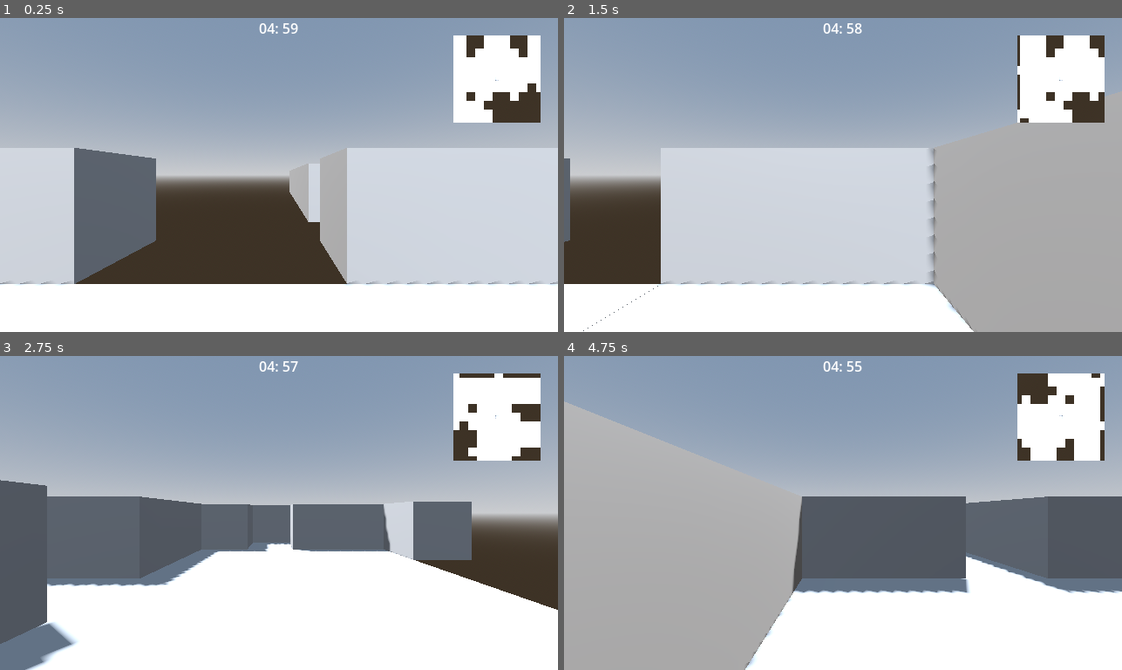
Above: before the commit, frames 1-4 (two rows, left to right).
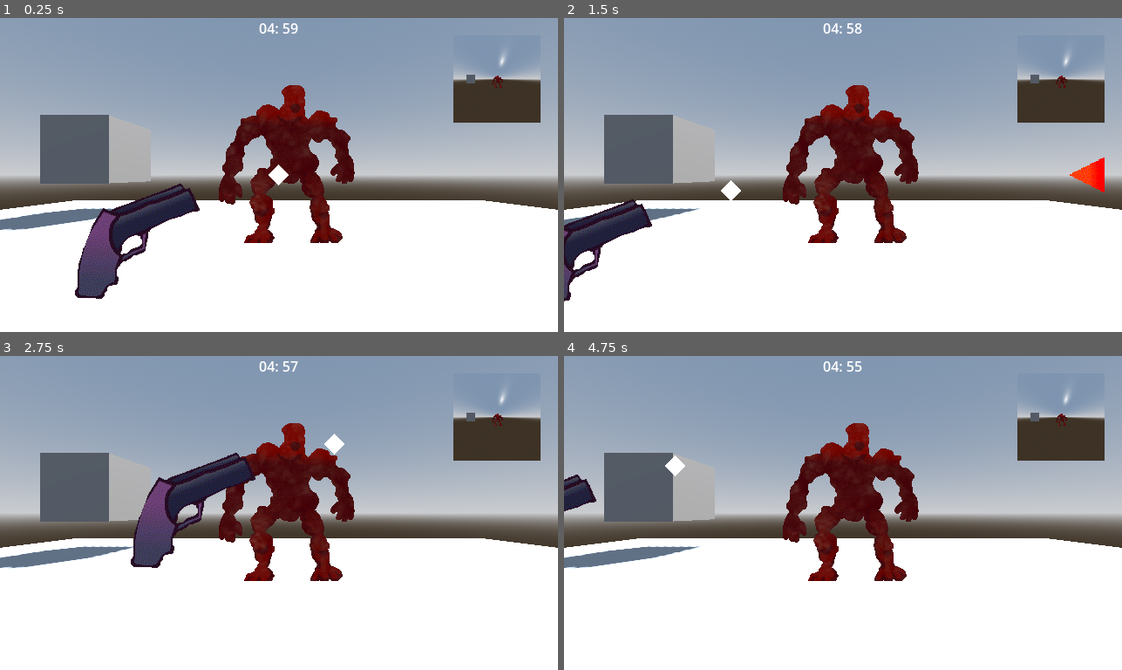
Above: after the commit, the same moments.

Repository: danielday-dev/dungeon-crawler-jam-2025
Game: Godot game, scene res://Levels/combatsave.tscn
Two runs of this game, one before a commit and one after it. Both use one fixed random seed, a clock stepped at 60 frames per second and the inputs below. Before the commit the project starts from res://Levels/level.tscn.
Inputs (mouse positions are in pixels of both pictures, inside the frame that each line leads up to):
- Up to frame 1 (0.25 s): no input
- Up to frame 2 (1.5 s): tap Enter at 0.5 s; move the mouse to (965, 159) at 0.52 s; hold D (right) 0.53-1.28 s; tap Q (look_left) at 0.6 s; click (965, 159) at 0.67 s; move the mouse to (731, 190) at 1.27 s; hold S (down) from 1.28 s (still down); tap E (look_right) at 1.35 s; click (731, 190) at 1.42 s
- Up to frame 3 (2.75 s): move the mouse to (334, 443) at 2.02 s; release S (down) at 2.03 s; hold D (right) from 2.03 s (still down); tap Q (look_left) at 2.1 s; click (334, 443) at 2.17 s
- Up to frame 4 (4.75 s): move the mouse to (815, 575) at 2.77 s; release D (right) at 2.78 s; hold W (up) 2.78-3.53 s; tap E (look_right) at 2.85, 4.35 s; click (815, 575) at 2.92 s; move the mouse to (1010, 560) at 3.52 s; hold A (left) from 3.53 s (still down); tap Q (look_left) at 3.6 s; click (1010, 560) at 3.67 s; move the mouse to (675, 465) at 4.27 s; click (675, 465) at 4.42 s

The runs differ from the first frame. In frame 1, 44% of the frame differs, in the area x 0-100%, y 5-90%; in frame 2, 52%, in the area x 0-100%, y 5-100%; in frame 3, 32%; in frame 4, 47%.

Commit message:
Added clickable weak spots

Diff:
--- /dev/null
+++ b/Assets/Combat/WeakPoint/weak_spot.tscn
@@ -0,0 +1,19 @@
+[gd_scene load_steps=4 format=3 uid="uid://cgnac65wpahfa"]
+
+[ext_resource type="Texture2D" uid="uid://b5qmfdecqiriy" path="res://Assets/Combat/WeakPoint/weak_spot.png" id="1_13wlt"]
+[ext_resource type="Script" uid="uid://b7uf43us23rwd" path="res://Assets/Combat/weak_spot.gd" id="2_xfdvx"]
+
+[sub_resource type="SphereShape3D" id="SphereShape3D_13wlt"]
+radius = 0.189997
+
+[node name="WeakSpot" type="Sprite3D"]
+layers = 2
+double_sided = false
+texture_filter = 0
+texture = ExtResource("1_13wlt")
+script = ExtResource("2_xfdvx")
+
+[node name="Area3D" type="Area3D" parent="."]
+
+[node name="CollisionShape3D" type="CollisionShape3D" parent="Area3D"]
+shape = SubResource("SphereShape3D_13wlt")
--- a/Assets/Combat/combat.gd
+++ b/Assets/Combat/combat.gd
@@ -1,7 +1,7 @@
-extends Node
+extends Node3D
 
-enum PlayerState { NONE, DODGE, DODGE_COOLDOWN }
-enum Action { ATK_START, ATK_END, WEAK_SPOT, WAIT }
+enum PlayerState { NONE, DODGE, DODGE_COOLDOWN };
+enum Action { ATK_START, ATK_END, WEAK_SPOT, WAIT };
 
 @export var _attackPattern: Array[Action] = [
 	Action.ATK_START,
@@ -10,116 +10,151 @@
 	Action.ATK_END,
 	Action.WEAK_SPOT,
 	Action.WAIT
-]
-@export var _weakSpots: Array[int] = [1]
+];
+@export var _weakSpotsParent: Node3D;
+@export var _attackIndicators: Array[TextureRect];
 
 # dict of attack directions and the corresponding input direction that allows you to dodge successfully
 # (the reverse of the attack dir)
-var _directions: Dictionary = {
-	"UP": Vector2.DOWN,
-	"RIGHT": Vector2.LEFT,
-	"DOWN": Vector2.UP,
-	"LEFT": Vector2.RIGHT
-}
+var _directions: Array[Vector2] = [Vector2.DOWN, Vector2.LEFT, Vector2.UP, Vector2.RIGHT];
+var _weak_spots: Array[Sprite3D];
 
-var _current_action: Dictionary = {}
-var _current_weak_spot: int = 0
-var _processed_action = false
-var _attack_index: int = 0
-var _player_state: PlayerState = PlayerState.NONE
-var _dodge_input_direction: Vector2 = Vector2.ZERO
-var _time_since_dodge_input: float = 0.0
-var _dodge_input_window: float  = 0.5 # dodging within this many seconds of hit will register successfully
-var _dodge_input_lockout_time: float = 0.5 # can't dodge again for this many seconds after input
+var _current_action: Dictionary = {};
+var _current_weak_spot: Sprite3D;
+var _processed_action = false;
+var _attack_index: int = 0;
+var _player_state: PlayerState = PlayerState.NONE;
+var _dodge_input_direction: Vector2 = Vector2.ZERO;
+var _time_since_dodge_input: float = 0.0;
+var _dodge_input_window: float  = 0.5; # dodging within this many seconds of hit will register successfully
+var _dodge_input_lockout_time: float = 0.5; # can't dodge again for this many seconds after input
+var _check_click_hit_weak_spot: bool = false;
 
-@export var timer: Heartbeat
+@export var timer: Heartbeat;
 
 func _ready() -> void:
-	pass
+	_weak_spots.assign(_weakSpotsParent.find_children("*", "Sprite3D", true, false));
+	_set_visible_indicators();
+	_set_visible_weak_spots();
 
 func _unhandled_input(event) -> void:
 	if event is not InputEventMouseButton:
-		return
+		return;
 
 	if !event.pressed || event.button_index != MOUSE_BUTTON_LEFT:
-		return
+		return;
 
-	if _current_weak_spot == 0:
-		return
+	if _current_weak_spot == null:
+		return;
 
-	print_debug("DEALT DAMAGE")
-	_current_weak_spot = 0
+	_check_click_hit_weak_spot = true
+
+func _physics_process(delta):
+	if (!_check_click_hit_weak_spot):
+		return;
+
+	_check_click_hit_weak_spot = false;
+	var space_state = get_world_3d().direct_space_state;
+	var cam = get_viewport().get_camera_3d();
+	var mousepos = get_viewport().get_mouse_position();
+
+	var origin = cam.project_ray_origin(mousepos);
+	var end = origin + cam.project_ray_normal(mousepos) * 1000.0;
+	var query = PhysicsRayQueryParameters3D.create(origin, end);
+	query.collide_with_areas = true;
+
+	var result = space_state.intersect_ray(query);
+	if !result:
+		print_debug("Missed weak spot")
+		return;
+
+	print_debug(result.collider.name)
+	print_debug("Hit weak spot");
+	_set_visible_weak_spots()
+	_current_weak_spot = null;
 
 func _process(delta: float) -> void:
-
 	# if action needs processing, process it
 	if _current_action != {} && !_processed_action:
 		match _current_action["Type"]:
 			Action.WAIT: print_debug("WAITING"); _processed_action = true;
-			Action.ATK_START: _attack_windup(delta)
-			Action.ATK_END: _attack_hit()
-			Action.WEAK_SPOT: _reveal_weak_spot()
-			_: pass
+			Action.ATK_START: _attack_windup(delta);
+			Action.ATK_END: _attack_hit();
+			Action.WEAK_SPOT: _reveal_weak_spot();
+			_: pass;
 
 	# if dodging, store dodge input until window is done
 	if (_player_state == PlayerState.DODGE):
-		_time_since_dodge_input += delta
+		_time_since_dodge_input += delta;
 		if (_time_since_dodge_input < _dodge_input_window):
-			return
+			return;
 
 		# reset stored dodge input, prevent dodging again until small cooldown period done
-		_dodge_input_direction = Vector2.ZERO
-		_player_state = PlayerState.DODGE_COOLDOWN
+		_dodge_input_direction = Vector2.ZERO;
+		_player_state = PlayerState.DODGE_COOLDOWN;
 
 	# keep counting time elapsed until dodge cooldown is done
 	if (_player_state == PlayerState.DODGE_COOLDOWN):
-		_time_since_dodge_input += delta
+		_time_since_dodge_input += delta;
 		if (_time_since_dodge_input > _dodge_input_window + _dodge_input_lockout_time):
-			_time_since_dodge_input = 0.0
-			_player_state = PlayerState.NONE
+			_time_since_dodge_input = 0.0;
+			_player_state = PlayerState.NONE;
 
 func _attack_windup(delta: float) -> void:
 	if (_player_state == PlayerState.NONE):
-		var dodge_input: Vector2 = Input.get_vector("left", "right", "up", "down")
+		var dodge_input: Vector2 = Input.get_vector("left", "right", "up", "down");
 		if (dodge_input == Vector2.ZERO):
-			return
+			return;
 
-		_player_state = PlayerState.DODGE
-		_dodge_input_direction = dodge_input
+		_player_state = PlayerState.DODGE;
+		_dodge_input_direction = dodge_input;
 
 func _attack_hit() -> void:
 	# if stored dodge input matches required input (inverse of attack direction), dodge else get hit
 	if (_dodge_input_direction == _current_action.get("Direction")):
-		print_debug("Attack dodged")
+		print_debug("Attack dodged");
 	else:
-		print_debug("Attack hit")
-	_processed_action = true
+		print_debug("Attack hit");
+	_set_visible_indicators();
+	_processed_action = true;
 
 func _reveal_weak_spot() -> void:
-	_current_weak_spot = _weakSpots.pick_random()
-	print_debug("Weak spot revealed")
-	_processed_action = true
+	var rand = randi_range(0, _weak_spots.size() - 1);
+	_current_weak_spot = _weak_spots[rand]
+	_set_visible_weak_spots(rand)
+	print_debug("Weak spot revealed");
+	_processed_action = true;
+
+func _set_visible_weak_spots(active: int = -1) -> void:
+	for i in range(0, _weak_spots.size()):
+		_weak_spots[i].visible = (i == active)
+
+func _set_visible_indicators(active: int = -1) -> void:
+	for i in range(0, _directions.size()):
+		_attackIndicators[i].visible = (i == active);
 
 # all combat actions happen on heartbeat
 # enemy attack hit should maybe happen a tiny bit after the heartbeat? to allow player to perfectly time dodge to the beat
 # currently you have to dodge BEFORE the beat sound plays
 func _on_heartbeat_heart_beat() -> void:
-	var nextActionType: Action = _attackPattern.get(_attack_index)
-	var attackDirection: Vector2
+	var nextActionType: Action = _attackPattern.get(_attack_index);
+	var attackDirection: Vector2;
 
 	# carry over direction if it's been set (so we don't lose it going from ATK_START to ATK_END)
 	if _current_action.get("Direction", Vector2.ZERO) != Vector2.ZERO:
-		attackDirection =_current_action.get("Direction")
+		attackDirection =_current_action.get("Direction");
 
 	if nextActionType == Action.ATK_START:
-		attackDirection = _directions.values().pick_random()
-		print_debug("Attacking from: " + _directions.find_key(attackDirection))
+		var rand = randi_range(0, _directions.size() - 1);
+		attackDirection = _directions[rand];
+		_set_visible_indicators(rand);
 
 	_current_action = {
 		"Type": nextActionType,
 		"Direction": attackDirection # vector2 direction of attack
-	}
+	};
 
-	_processed_action = false
-	_attack_index += 1
-	if _attack_index >= _attackPattern.size(): _attack_index = 0
+	_processed_action = false;
+	_attack_index += 1;
+	if _attack_index >= _attackPattern.size():
+		_attack_index = 0;
--- /dev/null
+++ b/Assets/Entities/Enemies/Chicken/chicken_zombie.tscn
@@ -0,0 +1,10 @@
+[gd_scene load_steps=3 format=3 uid="uid://dtl4rkwgod38y"]
+
+[ext_resource type="PackedScene" uid="uid://dkllpxntoh3mu" path="res://Assets/Entities/Enemies/Base/enemy_base.tscn" id="1_6nyh7"]
+[ext_resource type="Texture2D" uid="uid://m37oxwgvsiy3" path="res://Assets/Entities/Enemies/Chicken/chicken.png" id="2_htocd"]
+
+[node name="EnemyBase" instance=ExtResource("1_6nyh7")]
+
+[node name="EnemySprite" parent="." index="0"]
+texture_filter = 0
+texture = ExtResource("2_htocd")
--- a/Assets/Entities/Enemies/FleshHulk/flesh_hulk.tscn
+++ b/Assets/Entities/Enemies/FleshHulk/flesh_hulk.tscn
@@ -3,7 +3,8 @@
 [ext_resource type="PackedScene" uid="uid://dkllpxntoh3mu" path="res://Assets/Entities/Enemies/Base/enemy_base.tscn" id="1_6nyh7"]
 [ext_resource type="Texture2D" uid="uid://bucvtxmwqthrd" path="res://Assets/Entities/Enemies/FleshHulk/fleshguy.png" id="2_6w2wm"]
 
-[node name="EnemyBase" instance=ExtResource("1_6nyh7")]
+[node name="EnemyBase2" instance=ExtResource("1_6nyh7")]
 
 [node name="EnemySprite" parent="." index="0"]
+texture_filter = 0
 texture = ExtResource("2_6w2wm")
--- a/Assets/Entities/Player/player.tscn
+++ b/Assets/Entities/Player/player.tscn
@@ -10,7 +10,7 @@
 script = ExtResource("1_61lih")
 
 [node name="Head" type="Node3D" parent="."]
-transform = Transform3D(1, 0, 0, 0, 1, 0, 0, 0, 1, 0, 0.3, 0)
+transform = Transform3D(1, 0, 0, 0, 1, 0, 0, 0, 1, 0, 0.0714869, 0)
 
 [node name="FirstPersonCamera" type="Camera3D" parent="Head"]
 transform = Transform3D(-1, 0, 8.74228e-08, 0, 1, 0, -8.74228e-08, 0, -1, 0, 0, 0)
--- a/Levels/combatsave.tscn
+++ b/Levels/combatsave.tscn
@@ -1,13 +1,12 @@
-[gd_scene load_steps=15 format=3 uid="uid://dnfslepljw6c2"]
+[gd_scene load_steps=14 format=3 uid="uid://dfpb0wfedv01w"]
 
 [ext_resource type="Script" uid="uid://7jbtp3hsw3gc" path="res://Assets/Combat/combat.gd" id="1_k1dr4"]
 [ext_resource type="PackedScene" uid="uid://dhuuv1e6aff8j" path="res://Assets/Timer/heartbeat.tscn" id="2_cnvjw"]
 [ext_resource type="PackedScene" uid="uid://b4tx0jgg7b4pn" path="res://Assets/Combat/Gun/gun.tscn" id="4_pyban"]
-[ext_resource type="Script" uid="uid://cpsda0ux512xh" path="res://Assets/Entities/Player/player.gd" id="5_k1dr4"]
+[ext_resource type="Texture2D" uid="uid://cdvwudv845sho" path="res://Assets/Combat/Sprites/Arrow.png" id="5_cnvjw"]
 [ext_resource type="Script" uid="uid://cjq6hjyjcbwxh" path="res://Assets/Minimap/minimap.gd" id="6_abpda"]
+[ext_resource type="PackedScene" uid="uid://cgnac65wpahfa" path="res://Assets/Combat/WeakPoint/weak_spot.tscn" id="7_k1dr4"]
 [ext_resource type="SpriteFrames" uid="uid://d32lrvp3xi3t3" path="res://Assets/Entities/Enemies/FleshHulk/flesh_hulk_sprite_frames.tres" id="7_pexy1"]
-[ext_resource type="Texture2D" uid="uid://b5qmfdecqiriy" path="res://Assets/Entities/Enemies/Sprites/weak_spot.png" id="8_2f6in"]
-[ext_resource type="Script" uid="uid://b7uf43us23rwd" path="res://Assets/Combat/weak_spot.gd" id="9_7v56p"]
 
 [sub_resource type="ProceduralSkyMaterial" id="ProceduralSkyMaterial_s41d2"]
 sky_horizon_color = Color(0.662243, 0.671743, 0.686743, 1)
@@ -29,8 +28,11 @@
 
 [node name="Level" type="Node3D"]
 
-[node name="Combat" type="Node" parent="."]
+[node name="Combat" type="Node3D" parent="." node_paths=PackedStringArray("_weakSpotsParent", "_attackIndicators", "timer")]
 script = ExtResource("1_k1dr4")
+_weakSpotsParent = NodePath("../Enemy/WeakSpots")
+_attackIndicators = [NodePath("../CanvasLayer/AttackIndicators/AttackUp"), NodePath("../CanvasLayer/AttackIndicators/AttackRight"), NodePath("../CanvasLayer/AttackIndicators/AttackDown"), NodePath("../CanvasLayer/AttackIndicators/AttackLeft")]
+timer = NodePath("../Heartbeat")
 
 [node name="Heartbeat" parent="." node_paths=PackedStringArray("_text") instance=ExtResource("2_cnvjw")]
 _text = NodePath("../CanvasLayer/TimerText")
@@ -46,10 +48,9 @@
 
 [node name="Player" type="Node3D" parent="."]
 transform = Transform3D(1, 0, 0, 0, 1, 0, 0, 0, 1, -0.00156617, 0.00160146, -0.000651836)
-script = ExtResource("5_k1dr4")
 
 [node name="Head" type="Node3D" parent="Player"]
-transform = Transform3D(1, 0, 0, 0, 1, 0, 0, 0, 1, 0, -0.25, 0)
+transform = Transform3D(1, 0, 0, 0, 1, 0, 0, 0, 1, 0, -0.378963, 0)
 
 [node name="FirstPersonCamera" type="Camera3D" parent="Player/Head"]
 
@@ -102,26 +103,82 @@
 text = "TIMER"
 horizontal_alignment = 1
 
-[node name="Enemy" type="AnimatedSprite3D" parent="."]
-transform = Transform3D(0.75, 0, 0, 0, 0.75, 0, 0, 0, 0.75, -2, -0.3, 0)
-billboard = 2
+[node name="AttackIndicators" type="Node" parent="CanvasLayer"]
+
+[node name="AttackUp" type="TextureRect" parent="CanvasLayer/AttackIndicators"]
+visible = false
+anchors_preset = 5
+anchor_left = 0.5
+anchor_right = 0.5
+offset_left = -20.0
+offset_top = 80.0
+offset_right = 20.0
+offset_bottom = 120.0
+grow_horizontal = 2
+rotation = -1.5708
+size_flags_horizontal = 8
+texture = ExtResource("5_cnvjw")
+
+[node name="AttackRight" type="TextureRect" parent="CanvasLayer/AttackIndicators"]
+visible = false
+anchors_preset = 6
+anchor_left = 1.0
+anchor_top = 0.5
+anchor_right = 1.0
+anchor_bottom = 0.5
+offset_left = -60.0
+offset_top = -20.0
+offset_right = -20.0
+offset_bottom = 20.0
+grow_horizontal = 0
+grow_vertical = 2
+rotation = -6.28319
+size_flags_horizontal = 8
+texture = ExtResource("5_cnvjw")
+
+[node name="AttackDown" type="TextureRect" parent="CanvasLayer/AttackIndicators"]
+visible = false
+anchors_preset = 7
+anchor_left = 0.5
+anchor_top = 1.0
+anchor_right = 0.5
+anchor_bottom = 1.0
+offset_left = 28.0
+offset_top = -60.0
+offset_right = 68.0
+offset_bottom = -20.0
+grow_horizontal = 2
+grow_vertical = 0
+rotation = 1.5708
+size_flags_horizontal = 8
+texture = ExtResource("5_cnvjw")
+
+[node name="AttackLeft" type="TextureRect" parent="CanvasLayer/AttackIndicators"]
+visible = false
+anchors_preset = 4
+anchor_top = 0.5
+anchor_bottom = 0.5
+offset_left = 20.0
+offset_top = -20.0
+offset_right = 60.0
+offset_bottom = 20.0
+grow_vertical = 2
+size_flags_horizontal = 8
+texture = ExtResource("5_cnvjw")
+flip_h = true
+
+[node name="Enemy" type="AnimatedSprite3D" parent="." groups=["WeakSpot"]]
+transform = Transform3D(0.75, 0, 0, 0, 0.75, 0, 0, 0, 0.75, 0.100052, -0.0975392, -1.88379)
 texture_filter = 0
 sprite_frames = ExtResource("7_pexy1")
 
 [node name="WeakSpots" type="Node3D" parent="Enemy"]
-transform = Transform3D(1, 0, 0, 0, 1, 0, 0, 0, 1, 0, 0, 0.2)
-visible = false
+transform = Transform3D(1, 0, 0, 0, 1, 0, 0, 0, 1, 0, 0, 0.296308)
 
-[node name="WeakSpot1" type="Sprite3D" parent="Enemy/WeakSpots"]
-transform = Transform3D(1, 0, 0, 0, 1, 0, 0, 0, 1, 0.013, 0.283, 0)
-billboard = 2
-double_sided = false
-texture = ExtResource("8_2f6in")
-script = ExtResource("9_7v56p")
+[node name="WeakSpot" parent="Enemy/WeakSpots" instance=ExtResource("7_k1dr4")]
+transform = Transform3D(1, 0, 0, 0, 1, 0, 0, 0, 1, 0, 0.468908, 0)
 
-[node name="WeakSpot2" type="Sprite3D" parent="Enemy/WeakSpots"]
-transform = Transform3D(1, 0, 0, 0, 1, 0, 0, 0, 1, -0.641515, -0.202674, 0)
-billboard = 2
-double_sided = false
-texture = ExtResource("8_2f6in")
-script = ExtResource("9_7v56p")
+[node name="WeakSpot2" parent="Enemy/WeakSpots" instance=ExtResource("7_k1dr4")]
+transform = Transform3D(1, 0, 0, 0, 1, 0, 0, 0, 1, -0.617466, 0, 0)
+
+[connection signal="heart_beat" from="Heartbeat" to="Combat" method="_on_heartbeat_heart_beat"]
--- a/project.godot
+++ b/project.godot
@@ -11,7 +11,7 @@
 [application]
 
 config/name="dungeon-crawler-jam-2025"
-run/main_scene="uid://hr5pvy331ima"
+run/main_scene="uid://dfpb0wfedv01w"
 config/features=PackedStringArray("4.4", "GL Compatibility")
 
 [display]
Binary file added: Assets/Combat/Sprites/Arrow.png
Not shown, changed: Assets/Combat/Sprites/Arrow.png.import
Binary file added: Assets/Combat/WeakPoint/weak_spot.png
Not shown, added: Assets/Combat/WeakPoint/weak_spot.png.import
Binary file added: Assets/Entities/Enemies/Chicken/chicken.png
Not shown, added: Assets/Entities/Enemies/Chicken/chicken.png.import
Binary file changed: Assets/Entities/Enemies/FleshHulk/fleshguy.png
Binary file removed: Assets/Entities/Enemies/Sprites/weak_spot.png
